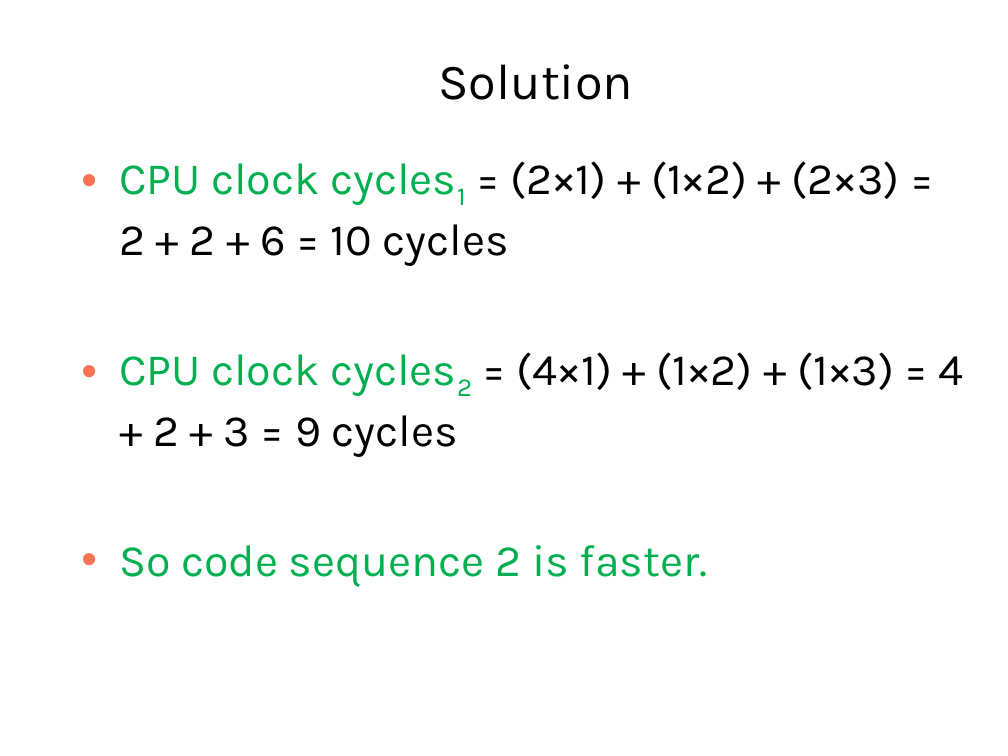
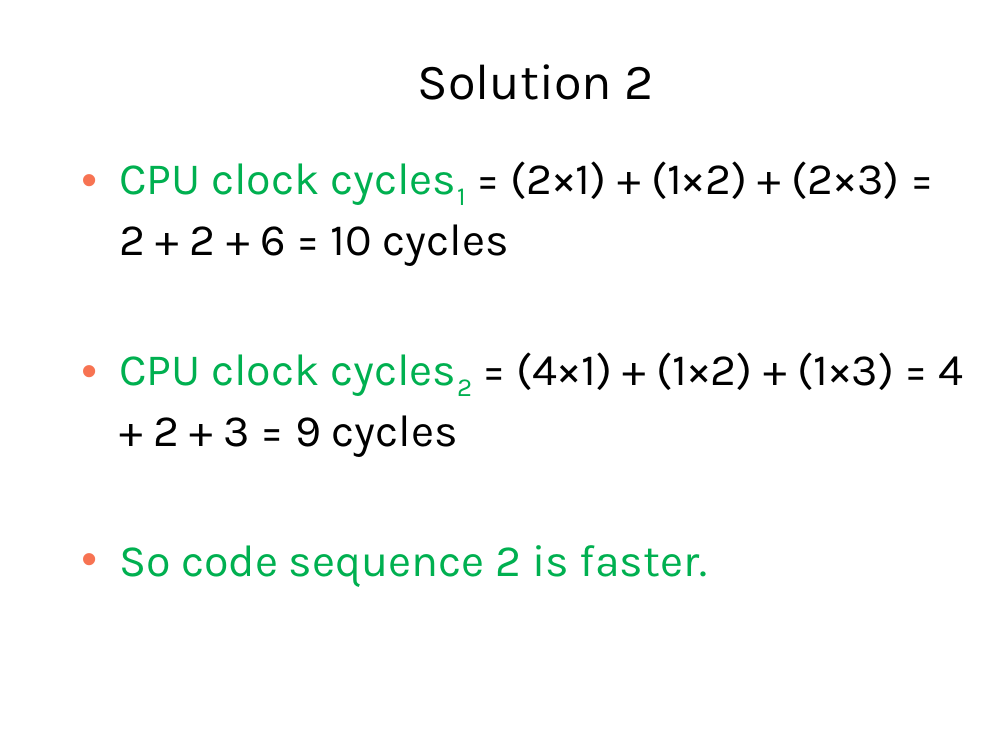
Before and after one commit to Syedshajib55/Computer-Architecture, a slide deck: slide 31 of CSE_213_L2.ppt (slide 26 before the commit). Drawn at 1008x756 pixels with LibreOffice and Linux fonts; fonts in the diff are those of the drawing. Boxes give left, top, right and bottom in pixels: in the first picture for what was removed or moved away, otherwise in the second. Text is boxed around its words. In the diff, an @@ line names an element or a change of style, - is before the commit and + after.

```diff
--- a/CSE_213_L2.ppt
+++ b/CSE_213_L2.ppt
@@ title at [418,64,653,100]: text changed @@
-Solution
+Solution 2
```
Also in this commit, not shown: 6 other slides changed, 5 slides added, 1 other file.
